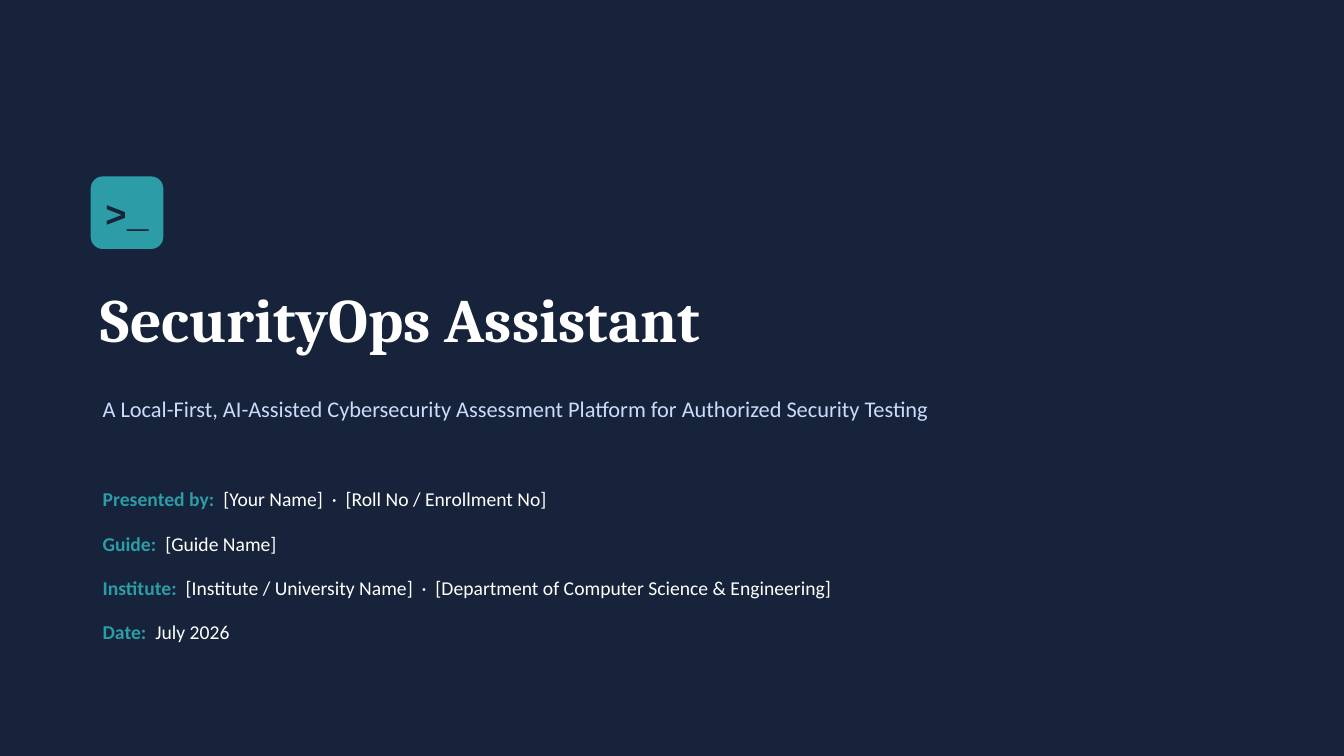
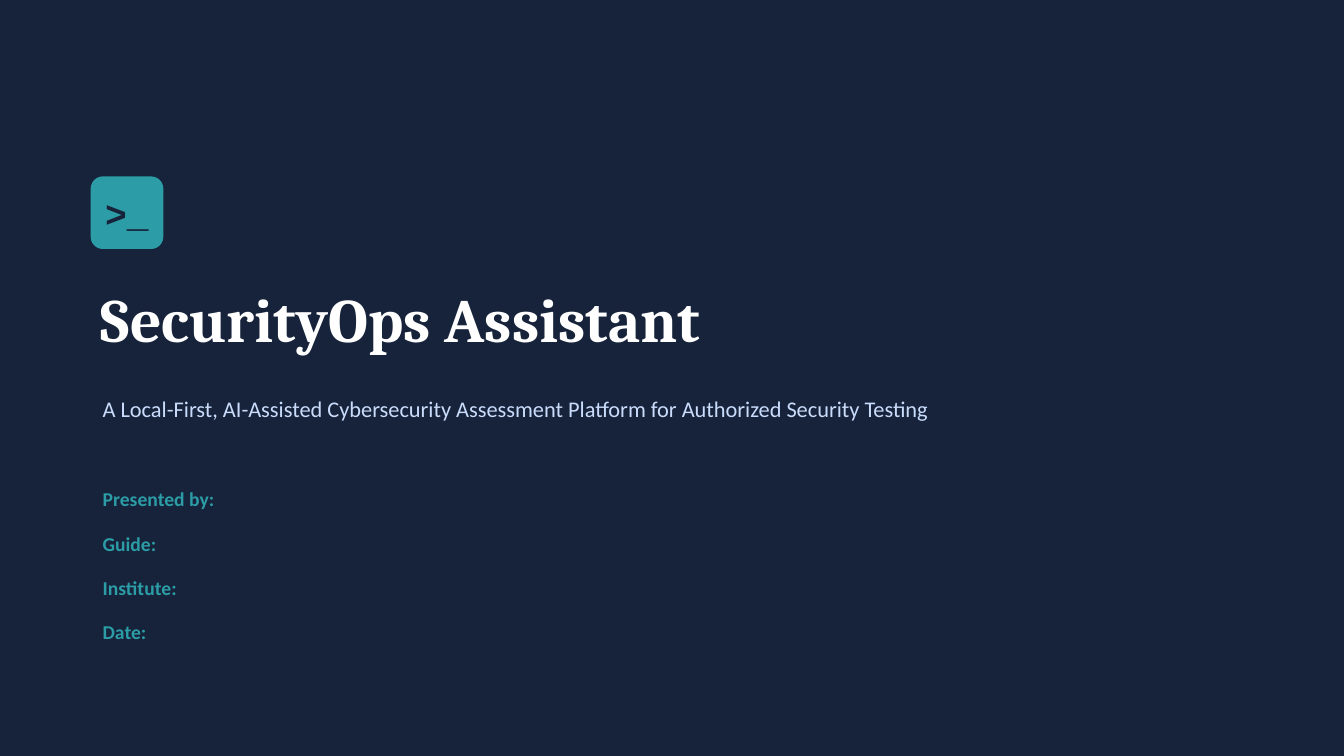
Before and after one commit to niyant07/SecurityOps-Assistant, a slide deck: slide 1 of SecurityOps-Assistant-Proposal.pptx. Drawn at 1344x756 pixels with LibreOffice and Linux fonts; fonts in the diff are those of the drawing. Boxes give left, top, right and bottom in pixels: in the first picture for what was removed or moved away, otherwise in the second. Text is boxed around its words. In the diff, an @@ line names an element or a change of style, - is before the commit and + after.

```diff
--- a/SecurityOps-Assistant-Proposal.pptx
+++ b/SecurityOps-Assistant-Proposal.pptx
@@ text at (103,492,214,509): text changed; text colour #FFFFFF to #2C9CA6; bold on @@
-Presented by: [Your Name] · [Roll No / Enrollment No]
+Presented by:
@@ text at (103,537,157,551): text changed; text colour #FFFFFF to #2C9CA6; bold on @@
-Guide: [Guide Name]
+Guide:
@@ text at (103,581,177,595): text changed; text colour #FFFFFF to #2C9CA6; bold on @@
-Institute: [Institute / University Name] · [Department of Computer Science & Engineering]
+Institute:
@@ text at (103,626,147,639): text changed; text colour #FFFFFF to #2C9CA6; bold on @@
-Date: July 2026
+Date:
```
Also in this commit, not shown: 2 other slides changed, 1 other file.
